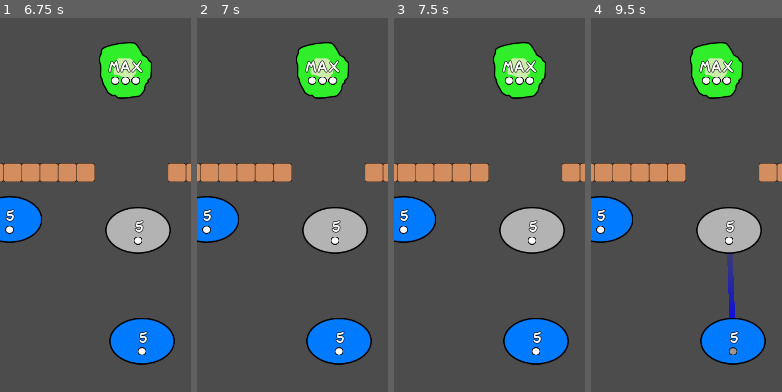
Above: before the commit, frames 1-4 (left to right).
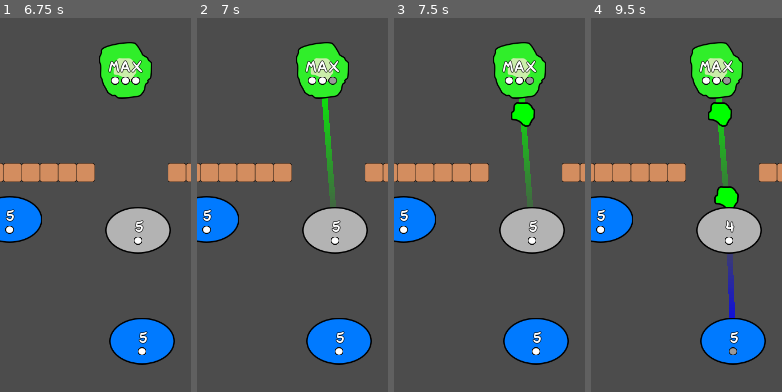
Above: after the commit, the same moments.

Repository: CrowdWare/CancerHealing
Game: Godot game, scene res://World.tscn
The game is run twice, just before and just after one commit, with the same random seed, the same clock (stepped at 60 frames per second) and the same inputs.
Inputs (mouse positions are % of the whole screen's width and height, from its top left):
- Up to frame 1 (6.75 s): click "Start" at 0.5 s; click (93, 2) at 1.25 s; click "NOCH MAL" at 2 s; click (93, 2) at 2.75 s; click "NOCH MAL" at 3.5 s; click (93, 2) at 4.25 s; click "NOCH MAL" at 5 s; tap Enter at 5.75 s; drag from (51, 32) to (60, 28) at 5.77 s; tap Space at 6.5 s; drag from (55, 53) to (44, 73) at 6.52 s
- Up to frame 2 (7 s): no input
- Up to frame 3 (7.5 s): move the mouse to (90, 52) at 7.27 s; click (90, 52) at 7.42 s
- Up to frame 4 (9.5 s): drag from (21, 52) to (17, 35) at 8.02 s; drag from (56, 68) to (55, 51) at 8.77 s
The pictures show only the part of the screen within x 19-68%, y 25-75%; the shares and areas given below are measured in that part.

Frame 1 is identical in both runs. In frame 2, 0.9% of the frame differs, in the area x 65-74%, y 15-51%; in frame 3, 1.4%; in frame 4, 1.9%, in the area x 61-78%, y 15-58%.

Commit message:
pathHitsPlayer added

Diff:
--- a/Level6.tscn
+++ b/Level6.tscn
@@ -29,7 +29,7 @@
 onready var world = get_tree().get_root().get_node(\"World\")
 
 func _ready():
-	world.setEnemyDelay(10)
+	world.setEnemyDelay(1)
 "
 
 [node name="Node2D" type="Node2D"]
--- a/world.gd
+++ b/world.gd
@@ -22,8 +22,7 @@
 ######
 #
 #  BUGS:
-#  - Enemy can go through player
-#  - Line should end with source color and not with target color
+#
 #
 ######
 
@@ -41,7 +40,7 @@
 var enemy_delay = ENEMY_DELAY
 
 const SPEED = 150
-const MAX_LEVEL_COUNT = 7
+const MAX_LEVEL_COUNT = 8
 const ENEMY_DELAY = 5
 
 
@@ -95,7 +94,7 @@
 	var color = Gradient.new()
 	var fc = from.getColor()
 	color.set_color(0, fc)
-	# make transparent
+	# make target color transparent
 	fc.a = 0
 	color.set_color(1, fc)
 	line_obj.set_gradient(color)
@@ -199,7 +198,7 @@
 		for line in lines:
 			sendEnergy(line)
 			if line.from.isSun:
-				# send a second ebergy if cell is a sun
+				# send a second energy if cell is a sun
 				var energy = sendEnergy(line)
 				# put the position more in front so that the player can see both
 				var pos = energy.position.move_toward(energy.target.position, 0.06 * SPEED)
@@ -321,7 +320,7 @@
 	for child in $Level.get_children():
 		if child != cell and child is StaticBody2D:
 			if child.typ > -1:
-				if not pathHitsWall(cell, child):
+				if not pathHitsWall(cell, child) and not pathHitsCell(cell, child):
 					targets.append(child)
 	return targets
 
@@ -360,6 +359,15 @@
 					return true
 	return false
 
+func pathHitsCell(from, to):
+	for child in $Level.get_children():
+		if child is StaticBody2D:
+			if child != from and child!= to:
+				var intersects = Geometry.segment_intersects_circle(from.position, to.position, child.position, 40)
+				if intersects > 0:
+					return true
+	return false
+
 
 class Line:
 	var from
